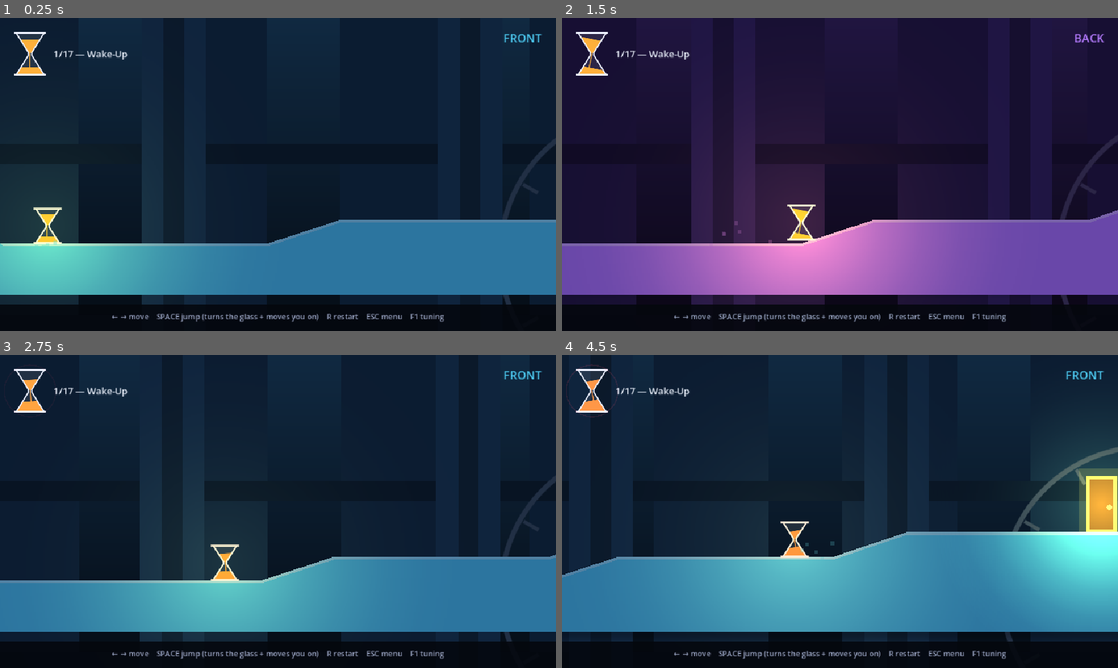
Above: before the commit, frames 1-4 (two rows, left to right).
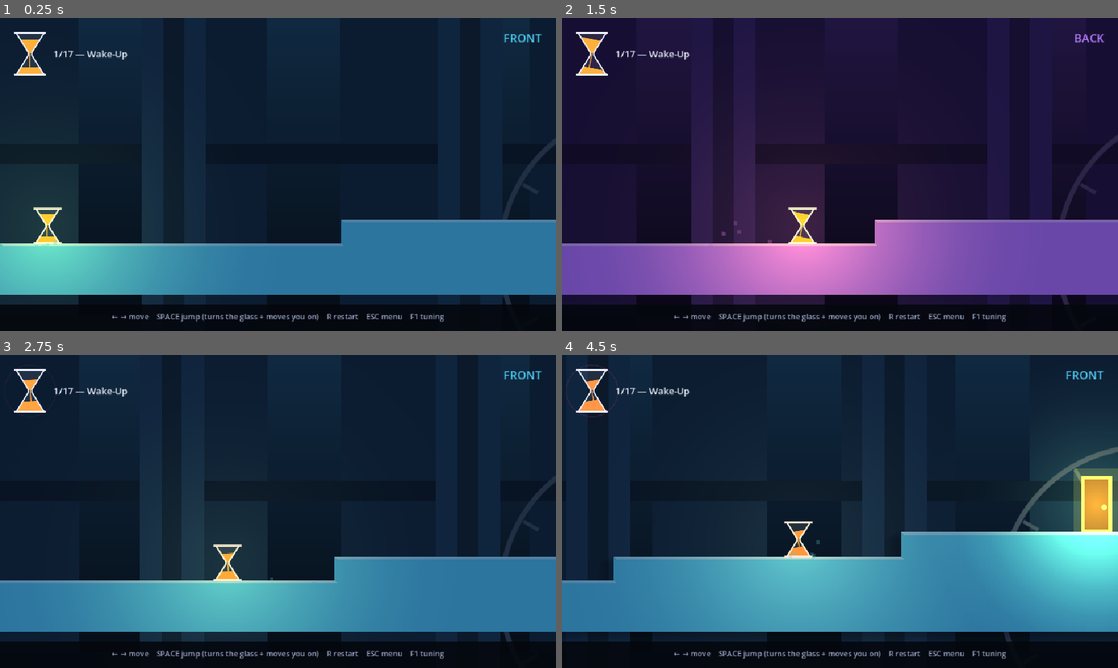
Above: after the commit, the same moments.

Repository: Athryell/GMTK-Game-Jam-2026
Game: Godot game, scene res://scenes/main.tscn
The game is run twice, just before and just after one commit, with the same random seed, the same clock (stepped at 60 frames per second) and the same inputs. Sound files missing from this copy of the repository are replaced by a short silence.
Inputs:
- Up to frame 1 (0.25 s): no input
- Up to frame 2 (1.5 s): tap Enter at 0.5 s; hold Right (move_right) from 0.53 s (still down); tap Space (jump) at 0.77 s
- Up to frame 3 (2.75 s): tap Space (jump) at 1.52 s; release Right (move_right) at 2.03 s; hold Left (move_left) from 2.03 s (still down)
- Up to frame 4 (4.5 s): release Left (move_left) at 2.78 s; hold Right (move_right) 2.78-4.28 s; tap Space (jump) at 3.02, 3.77 s; hold Left (move_left) from 4.28 s (still down)

The runs differ from the first frame. In frame 1, 0.6% of the frame differs, in the area x 48-62%, y 64-73%; in frame 2, 1.1%; in frame 3, 0.8%; in frame 4, 2.4%, in the area x 0-100%, y 33-92%.

Commit message:
Changed level 5

Diff:
--- a/hourglass_hero_godot/scenes/levels/level_01_wake_up.tscn
+++ b/hourglass_hero_godot/scenes/levels/level_01_wake_up.tscn
@@ -1,23 +1,24 @@
 [gd_scene format=3 uid="uid://dm6be3a14qdsh"]
 
 [ext_resource type="Script" uid="uid://dxec45qo6wc0" path="res://scripts/level.gd" id="1_level"]
-[ext_resource type="PackedScene" path="res://scenes/entities/door.tscn" id="2_door"]
-[ext_resource type="Script" path="res://scripts/entities/terrain.gd" id="3_terrain"]
+[ext_resource type="PackedScene" uid="uid://cggpaij3sjfcg" path="res://scenes/entities/door.tscn" id="2_door"]
+[ext_resource type="Script" uid="uid://b62bjh4xkmsp0" path="res://scripts/entities/terrain.gd" id="3_terrain"]
 
-[node name="Level" type="Node2D"]
+[node name="Level" type="Node2D" unique_id=2033491078]
 script = ExtResource("1_level")
 level_name = "Wake-Up"
 
-[node name="Spawn" type="Marker2D" parent="."]
+[node name="Spawn" type="Marker2D" parent="." unique_id=447216131]
 position = Vector2(53, 479)
 
-[node name="Entities" type="Node2D" parent="."]
+[node name="Entities" type="Node2D" parent="." unique_id=1541318319]
 
-[node name="Door" parent="Entities" instance=ExtResource("2_door")]
+[node name="Door" parent="Entities" unique_id=1228334491 instance=ExtResource("2_door")]
 position = Vector2(901, 386)
 
-[node name="Ground" type="StaticBody2D" parent="Entities"]
+[node name="Ground" type="StaticBody2D" parent="Entities" unique_id=1001778845]
+collision_mask = 0
 script = ExtResource("3_terrain")
 
-[node name="Shape" type="CollisionPolygon2D" parent="Entities/Ground"]
-polygon = PackedVector2Array(0, 502, 300, 502, 380, 476, 620, 476, 700, 449, 960, 449, 960, 560, 0, 560)
+[node name="Shape" type="CollisionPolygon2D" parent="Entities/Ground" unique_id=492484394]
+polygon = PackedVector2Array(0, 502, 380, 502, 380, 476, 700, 476, 700, 449, 960, 449, 960, 560, 0, 560)
--- a/hourglass_hero_godot/scenes/levels/level_02_the_ledge.tscn
+++ b/hourglass_hero_godot/scenes/levels/level_02_the_ledge.tscn
@@ -17,11 +17,10 @@
 
 [node name="Door" parent="Entities" unique_id=306638810 instance=ExtResource("2_7tcmr")]
 position = Vector2(1120, 438)
-size = Vector2(34, 64)
 
 [node name="Platform1" parent="Entities" unique_id=697397651 instance=ExtResource("3_eyiv3")]
 position = Vector2(0, 502)
-size = Vector2(1160, 38)
+size = Vector2(1159.23, 38)
 
 [node name="Spikes1" parent="Entities" unique_id=1149232076 instance=ExtResource("4_sed4g")]
 position = Vector2(360, 403)
--- a/hourglass_hero_godot/scenes/levels/level_05_the_fountain.tscn
+++ b/hourglass_hero_godot/scenes/levels/level_05_the_fountain.tscn
@@ -1,14 +1,15 @@
 [gd_scene format=3 uid="uid://blxu5jhybn7me"]
 
 [ext_resource type="Script" uid="uid://dxec45qo6wc0" path="res://scripts/level.gd" id="1_level"]
-[ext_resource type="PackedScene" path="res://scenes/entities/door.tscn" id="2_door"]
-[ext_resource type="PackedScene" path="res://scenes/entities/platform.tscn" id="3_platform"]
-[ext_resource type="PackedScene" path="res://scenes/entities/monster.tscn" id="4_monster"]
+[ext_resource type="PackedScene" uid="uid://cggpaij3sjfcg" path="res://scenes/entities/door.tscn" id="2_door"]
+[ext_resource type="PackedScene" uid="uid://ctubyeprxboeq" path="res://scenes/entities/platform.tscn" id="3_platform"]
+[ext_resource type="PackedScene" path="res://scenes/entities/spikes.tscn" id="4_u6skv"]
+[ext_resource type="PackedScene" path="res://scenes/entities/inversion_zone.tscn" id="5_a3rm7"]
 
 [node name="Level" type="Node2D" unique_id=710595343]
 script = ExtResource("1_level")
 level_name = "The Fountain"
-world_size = Vector2(1320, 540)
+world_size = Vector2(1800, 540)
 
 [node name="Spawn" type="Marker2D" parent="." unique_id=1375000440]
 position = Vector2(53, 479)
@@ -16,43 +17,18 @@
 [node name="Entities" type="Node2D" parent="." unique_id=182260849]
 
 [node name="Door" parent="Entities" unique_id=63401977 instance=ExtResource("2_door")]
-position = Vector2(1250, 440)
+position = Vector2(1670, 440)
 size = Vector2(34, 62)
-plane = 0
 
 [node name="Platform1" parent="Entities" unique_id=896671949 instance=ExtResource("3_platform")]
 position = Vector2(0, 502)
-size = Vector2(320, 38)
+size = Vector2(1800, 38)
 
-[node name="Platform2" parent="Entities" unique_id=1258586113 instance=ExtResource("3_platform")]
-position = Vector2(580, 502)
-size = Vector2(300, 38)
-plane = 0
+[node name="Spikes" parent="Entities" unique_id=1121998393 instance=ExtResource("4_u6skv")]
+position = Vector2(276, 433)
+facing = 1
+size = Vector2(1200, 24)
 
-[node name="Platform3" parent="Entities" unique_id=1276152309 instance=ExtResource("3_platform")]
-position = Vector2(1140, 502)
-size = Vector2(180, 38)
-
-[node name="Platform4" parent="Entities" unique_id=761862925 instance=ExtResource("3_platform")]
-position = Vector2(320, 502)
-size = Vector2(120, 38)
-plane = 1
-kind = 1
-move_axis = 1
-move_distance = 140.0
-move_speed = 200.0
-
-[node name="Platform5" parent="Entities" unique_id=1268343342 instance=ExtResource("3_platform")]
-position = Vector2(880, 502)
-size = Vector2(120, 38)
-plane = 1
-kind = 1
-move_axis = 1
-move_distance = 140.0
-move_speed = 200.0
-move_phase = 0.5
-
-[node name="Monster1" parent="Entities" unique_id=128266018 instance=ExtResource("4_monster")]
-position = Vector2(700, 380)
-move_axis = 2
-move_speed = 130.0
+[node name="ZoneSee" parent="." unique_id=1407512726 instance=ExtResource("5_a3rm7")]
+position = Vector2(1209, 361)
+size = Vector2(200, 160)
--- a/hourglass_hero_godot/scenes/main.tscn
+++ b/hourglass_hero_godot/scenes/main.tscn
@@ -26,3 +26,5 @@
 [node name="HUD" parent="." unique_id=1356686068 instance=ExtResource("2_hud")]
 
 [node name="TuningPanel" parent="." unique_id=1285630088 instance=ExtResource("3_tuner")]
+
+[node name="AudioStreamPlayer" type="AudioStreamPlayer" parent="." unique_id=2036332681]
--- a/hourglass_hero_godot/scripts/main.gd
+++ b/hourglass_hero_godot/scripts/main.gd
@@ -79,6 +79,7 @@
 
 	# `play_music` ignores a track already playing, so this does not restart it.
 	Audio.play_music("level")
+	Audio.play_music("falling_sand")
 	Game.announce_level(_level.level_name)
 
 
Not shown: 1 places in hourglass_hero_godot/scenes/levels/level_02_the_ledge.tscn that only renumber resources
